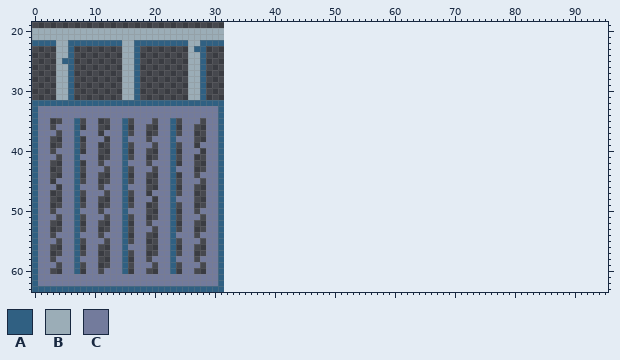
Two states of a sprite sheet, Sprites/EnvironmentReal/Complex/catwalk.png. That is the earlier state.
The file is 32x64 pixels. Shown: x 0..95, y 19..63. The old version is drawn lined up with the new one, on the new canvas.
Palette (. is transparent): A #306082  B #9badb7  C #737b9c
Pixels before (only the part around the change), first column x 27:
19 .....................................................................
20 BBBBB................................................................
21 BBBBB................................................................
22 BAAAA................................................................
23 AA...................................................................
24 BA...................................................................
25 BA...................................................................
26 BA...................................................................
27 BA...................................................................
28 BA...................................................................
29 BA...................................................................
30 BA...................................................................
31 BA...................................................................
32 AAAAA................................................................
33 CCCCA................................................................
34 CCCCA................................................................
35 C.CCA................................................................
36 ..CCA................................................................
37 ..CCA................................................................
38 ..CCA................................................................
39 .CCCA................................................................
40 C.CCA................................................................
41 ..CCA................................................................
42 ..CCA................................................................
43 ..CCA................................................................
44 .CCCA................................................................
45 C.CCA................................................................
46 ..CCA................................................................
47 ..CCA................................................................
48 ..CCA................................................................
49 ..CCA................................................................
50 .CCCA................................................................
51 C.CCA................................................................
52 ..CCA................................................................
53 ..CCA................................................................
54 .CCCA................................................................
55 C.CCA................................................................
56 ..CCA................................................................
57 ..CCA................................................................
58 .CCCA................................................................
59 C.CCA................................................................
60 ..CCA................................................................
61 CCCCA................................................................
62 CCCCA................................................................
63 AAAAA................................................................
The result:
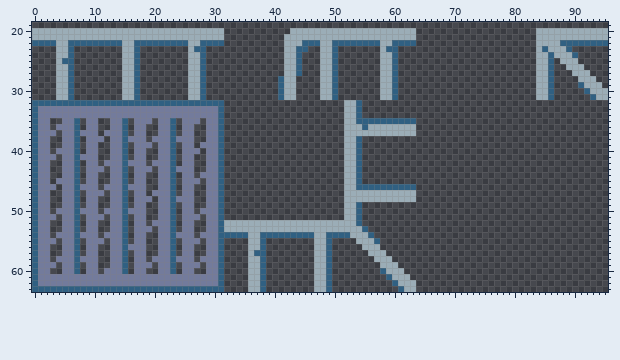
Diff:
canvas 32x64 -> 96x64
The edit adds colour A in row 22 at x 45 to 47, 50 to 57, 60 to 63 and 88 to 95; in row 23 at x 44 to 45, 50, 59 to 60, 85 and 89; in row 24 at x 44, 50, 60, 86 and 90; in rows 25 to 27 at x 44, 50, 60 and 86; in row 28 at x 41, 50, 60 and 86; in row 29 at x 41, 50, 60, 86 and 91.
The edit adds colour A in row 30 at x 41, 50, 60, 86 and 92; in row 31 at x 41, 50, 60, 86 and 93; in rows 32 to 34 at x 54; in row 35 at x 54 to 63; in row 36 at x 55; in rows 38 to 45 at x 54.
The edit adds colour A in row 46 at x 54 to 63; in rows 49 to 52 at x 54; in row 53 at x 55; in row 54 at x 32 to 35, 38 to 46, 49 to 52 and 56; in row 55 at x 38, 49 and 57; in row 56 at x 38 and 49.
The edit adds colour A in row 57 at x 37 to 38 and 49; in rows 58 to 59 at x 38 and 49; in row 60 at x 38, 49 and 58; in row 61 at x 38, 49 and 59; in row 62 at x 38, 49 and 60; in row 63 at x 38, 49 and 61.
The edit adds colour B in row 20 at x 43 to 63 and 84 to 95; in row 21 at x 42 to 63 and 84 to 95; in row 22 at x 42 to 44, 48 to 49, 58 to 59 and 84 to 87; in row 23 at x 42 to 43, 48 to 49, 58, 84 and 86 to 88; in row 24 at x 42 to 43, 48 to 49, 58 to 59, 84 to 85 and 87 to 89; in row 25 at x 42 to 43, 48 to 49, 58 to 59, 84 to 85 and 88 to 90.
The edit adds colour B in row 26 at x 42 to 43, 48 to 49, 58 to 59, 84 to 85 and 89 to 91; in row 27 at x 42 to 43, 48 to 49, 58 to 59, 84 to 85 and 90 to 92; in row 28 at x 42 to 43, 48 to 49, 58 to 59, 84 to 85 and 91 to 93; in row 29 at x 42 to 43, 48 to 49, 58 to 59, 84 to 85 and 92 to 94; in row 30 at x 42 to 43, 48 to 49, 58 to 59, 84 to 85 and 93 to 95; in row 31 at x 42 to 43, 48 to 49, 58 to 59, 84 to 85 and 94 to 95.
The edit adds colour B in rows 32 to 35 at x 52 to 53; in row 36 at x 52 to 54 and 56 to 63; in row 37 at x 52 to 63; in rows 38 to 46 at x 52 to 53; in rows 47 to 48 at x 52 to 63; in rows 49 to 51 at x 52 to 53.
The edit adds colour B in row 52 at x 32 to 53; in row 53 at x 32 to 54; in row 54 at x 36 to 37, 47 to 48 and 53 to 55; in row 55 at x 36 to 37, 47 to 48 and 54 to 56; in row 56 at x 36 to 37, 47 to 48 and 55 to 57; in row 57 at x 36, 47 to 48 and 56 to 58.
The edit adds colour B in row 58 at x 36 to 37, 47 to 48 and 57 to 59; in row 59 at x 36 to 37, 47 to 48 and 58 to 60; in row 60 at x 36 to 37, 47 to 48 and 59 to 61; in row 61 at x 36 to 37, 47 to 48 and 60 to 62; in row 62 at x 36 to 37, 47 to 48 and 61 to 63; in row 63 at x 36 to 37, 47 to 48 and 62 to 63.
Pixel boxes of the changes (left, top, right, bottom) in both pictures:
added: (224, 28, 416, 292)
added: (536, 28, 608, 100)
